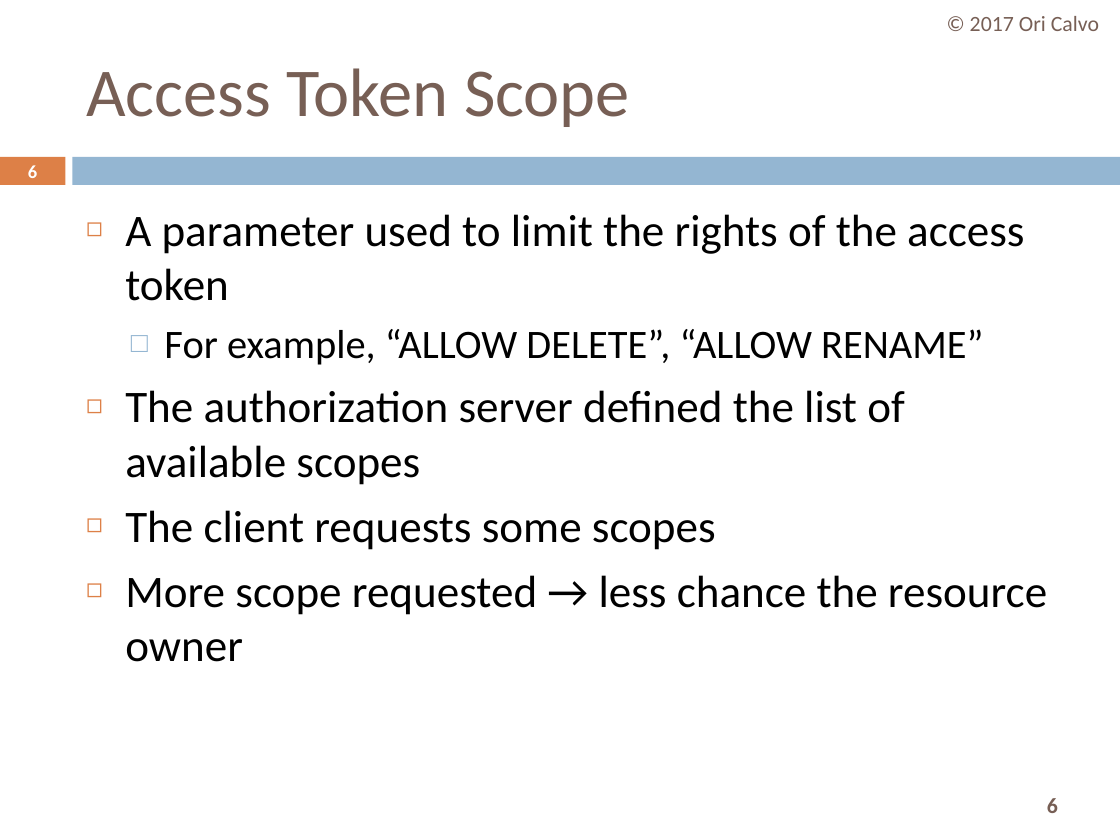
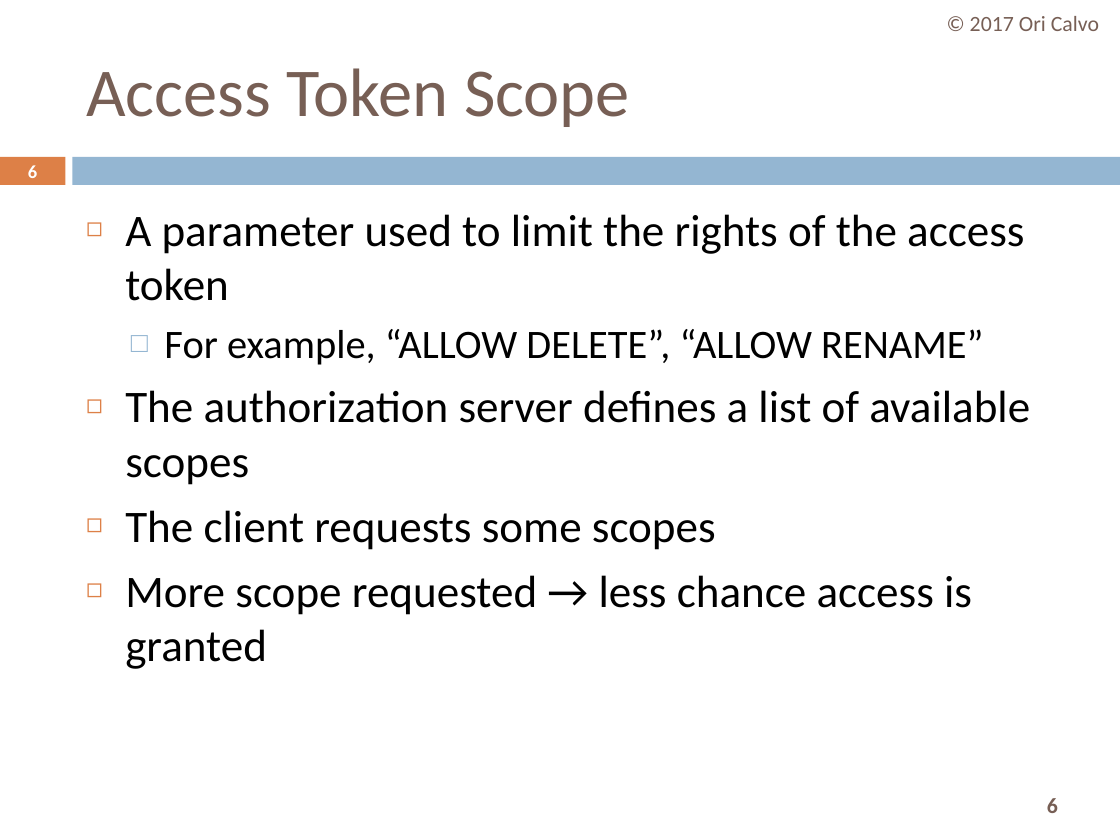
Before and after one commit to oricalvo/course-zap-2017-07, a slide deck: slide 6 of PPTs/03 OAuth.pptx. Drawn at 1120x840 pixels with LibreOffice and Linux fonts; fonts in the diff are those of the drawing; background and template pictures are left out. Boxes give left, top, right and bottom in pixels: in the first picture for what was removed or moved away, otherwise in the second. Text is boxed around its words. In the diff, an @@ line names an element or a change of style, - is before the commit and + after.

Commit message:
More

```diff
--- a/PPTs/03 OAuth.pptx
+++ b/PPTs/03 OAuth.pptx
@@ text at [125,390,1030,485]: text changed @@
-◻ The authorization server defined the list of available scopes
+◻ The authorization server defines a list of available scopes
@@ text at [125,575,972,669]: text changed @@
-◻ More scope requested → less chance the resource owner
+◻ More scope requested → less chance access is granted
```
Also in this commit, not shown: 1 other slide changed.
